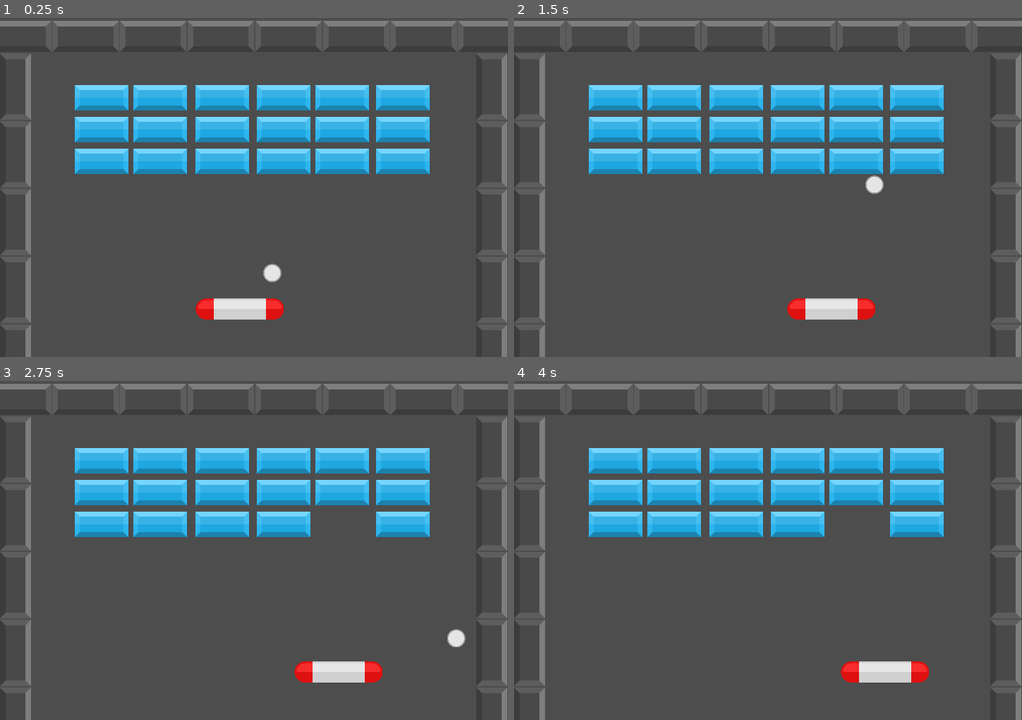
Above: before the commit, frames 1-4 (two rows, left to right).
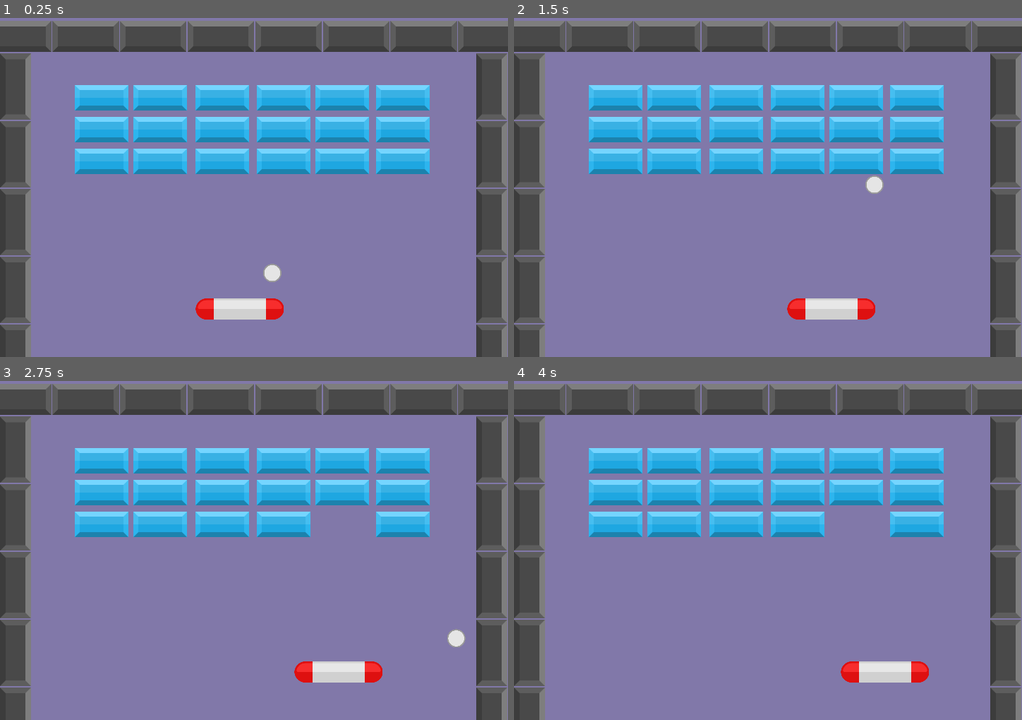
Above: after the commit, the same moments.

Repository: egl-edu/exercice--architecture
Game: Godot game, scene res://niveau.tscn
Same seed, same stepped clock (60 frames per second), same inputs: the game is played once before the commit and once after it. Before the commit the project has no main scene; this scene is started directly in both runs.
Inputs:
- Up to frame 1 (0.25 s): no input
- Up to frame 2 (1.5 s): hold Right (ui_right) 0.53-1.28 s; hold Left (ui_left) from 1.28 s (still down)
- Up to frame 3 (2.75 s): release Left (ui_left) at 2.03 s; hold Right (ui_right) from 2.03 s (still down)
- Up to frame 4 (4 s): release Right (ui_right) at 3.53 s; hold Left (ui_left) from 3.53 s (still down)

The runs differ from the first frame. In frame 1, 65% of the frame differs, in the area x 0-100%, y 0-100%; in frame 2, 65%; in frame 3, 66%; in frame 4, 66%.

Commit message:
Images pour la discussion

Diff:
--- a/project.godot
+++ b/project.godot
@@ -11,7 +11,9 @@
 [application]
 
 config/name="exercice--architecture"
+run/main_scene="uid://cmfoj2rk31524"
 config/features=PackedStringArray("4.4", "GL Compatibility")
+boot_splash/bg_color=Color(0.506333, 0.469517, 0.661441, 1)
 config/icon="res://icon.svg"
 
 [display]
@@ -24,3 +26,4 @@
 
 renderer/rendering_method="gl_compatibility"
 renderer/rendering_method.mobile="gl_compatibility"
+environment/defaults/default_clear_color=Color(0.506333, 0.469517, 0.661441, 1)
Binary file added: fichiers.png
Binary file added: scene.png
Not shown, added: README.md
